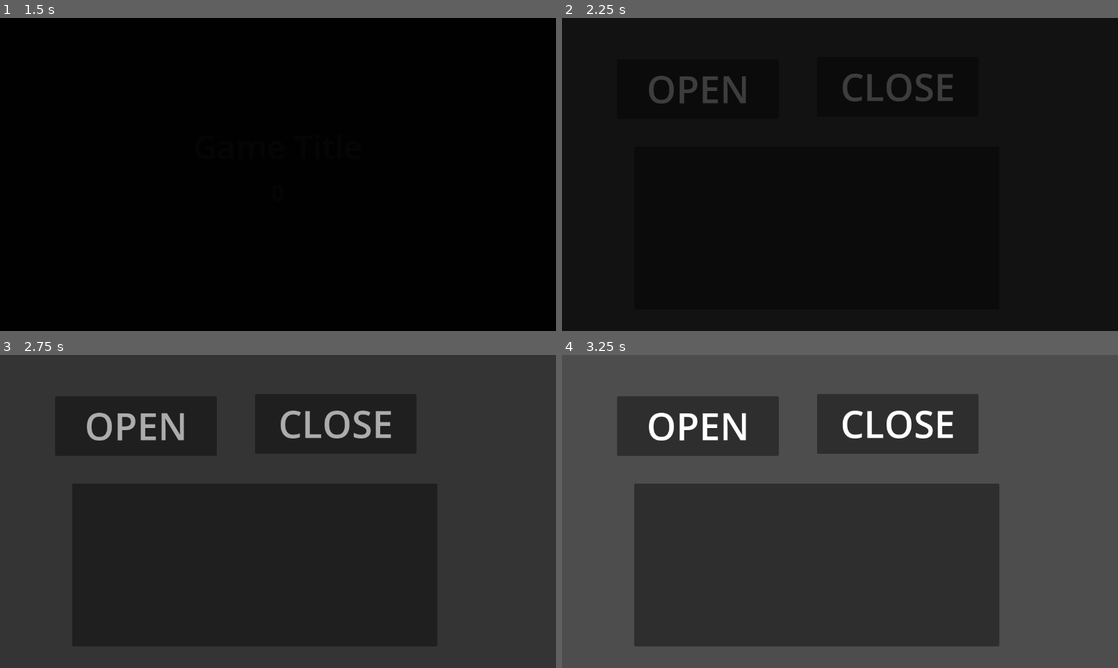
Above: before the commit, frames 1-4 (two rows, left to right).
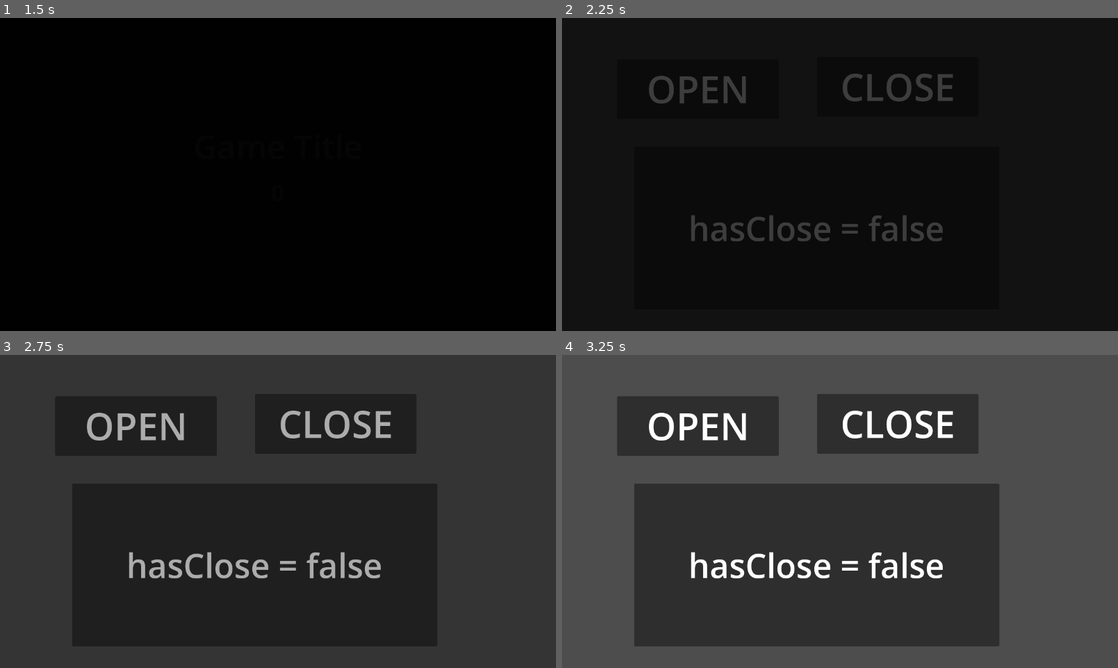
Above: after the commit, the same moments.

Repository: AnotherMelvin/mbg-ggj-2026
Game: Godot game, scene res://Scenes/Debug.tscn
The game is run twice, just before and just after one commit, with the same random seed, the same clock (stepped at 60 frames per second) and the same inputs. Sound files missing from this copy of the repository are replaced by a short silence.
Inputs:
- Up to frame 1 (1.5 s): no input
- Up to frame 2 (2.25 s): click "OPEN" at 2 s
- Up to frame 3 (2.75 s): no input
- Up to frame 4 (3.25 s): click "OPEN" at 2.75 s

Frame 1 is identical in both runs. In frame 2, 1.2% of the frame differs, in the area x 23-69%, y 63-72%; in frame 3, 1.3%; in frame 4, 1.3%, in the area x 23-69%, y 62-72%.

Commit message:
Create Save Manager

Diff:
--- /dev/null
+++ b/Scenes/Global/SaveManager.tscn
@@ -0,0 +1,6 @@
+[gd_scene format=3 uid="uid://bwca3ic05l62k"]
+
+[ext_resource type="Script" uid="uid://bun4stbwvkcdg" path="res://Scripts/Global/SaveManager.gd" id="1_g8kkm"]
+
+[node name="SaveManager" type="Node" unique_id=290404108]
+script = ExtResource("1_g8kkm")
--- a/Scenes/UI_Test.tscn
+++ b/Scenes/UI_Test.tscn
@@ -77,5 +77,17 @@
 offset_bottom = 670.0
 script = ExtResource("2_1oc5i")
 
+[node name="HasClose" type="RichTextLabel" parent="Panel" unique_id=83319980]
+layout_mode = 1
+anchors_preset = 15
+anchor_right = 1.0
+anchor_bottom = 1.0
+grow_horizontal = 2
+grow_vertical = 2
+theme_override_font_sizes/normal_font_size = 77
+text = "hasClose = false"
+horizontal_alignment = 1
+vertical_alignment = 1
+
 [connection signal="pressed" from="OpenButton" to="." method="_on_open_button_pressed"]
 [connection signal="pressed" from="CloseButton" to="." method="_on_close_button_pressed"]
--- /dev/null
+++ b/Scripts/Global/SaveManager.gd
@@ -0,0 +1,19 @@
+extends Node
+
+var _save := ResourceSave.new()
+
+func _ready() -> void:
+	_create_or_load_save()
+
+func _create_or_load_save() -> void:
+	if ResourceSave.save_exists():
+		_save = ResourceSave.load_savegame()
+	else:
+		_save = ResourceSave.new()
+		_save.write_savegame()
+
+func save_game() -> void:
+	_save.write_savegame()
+
+func get_value() -> ResourceSave:
+	return _save
--- /dev/null
+++ b/Scripts/ResourceSave.gd
@@ -0,0 +1,23 @@
+class_name ResourceSave
+extends Resource
+
+const SAVE_PATH := "user://resource_save"
+
+@export var has_finished_ftue : bool
+
+func write_savegame() -> void:
+	ResourceSaver.save(self, get_save_path())
+
+
+static func save_exists() -> bool:
+	return ResourceLoader.exists(get_save_path())
+
+
+static func load_savegame() -> Resource:
+	var save_path := get_save_path()
+	return ResourceLoader.load(save_path, "", ResourceLoader.CACHE_MODE_IGNORE)
+
+
+static func get_save_path() -> String:
+	var extension := ".tres" if OS.is_debug_build() else ".res"
+	return SAVE_PATH + extension
--- a/Scripts/UITest.gd
+++ b/Scripts/UITest.gd
@@ -1,9 +1,17 @@
 extends Control
+
+@onready var has_close: RichTextLabel = $Panel/HasClose
+
+func _ready() -> void:
+	has_close.text = "hasClose = " + str(SaveManager.get_value().has_finished_ftue)
 
 
 func _on_open_button_pressed() -> void:
 	UIManager.turn_on(Utils.UI_NAME_TYPE.DEFAULT, false)
+	has_close.text = "hasClose = " + str(SaveManager.get_value().has_finished_ftue)
 
 
 func _on_close_button_pressed() -> void:
 	UIManager.turn_off(Utils.UI_NAME_TYPE.DEFAULT, false)
+	SaveManager.get_value().has_finished_ftue = true
+	SaveManager.save_game()
--- a/project.godot
+++ b/project.godot
@@ -17,12 +17,13 @@
 
 [autoload]
 
-RemoteConfig="*uid://3wkjg88cjeep"
-AudioManager="*uid://d1dnuvrtcub3r"
+SaveManager="*uid://bwca3ic05l62k"
 SceneManager="*uid://dqhj0tb6vxlgk"
 UIManager="*uid://ox3ltddar7yf"
+AudioManager="*uid://d1dnuvrtcub3r"
 Utils="*uid://c8yggw4v26muj"
 GlobalSignal="*uid://chewj8yelx0b2"
+RemoteConfig="*uid://3wkjg88cjeep"
 
 [display]
 
Not shown: 1 places in Scenes/Main.tscn that only renumber resources
Not shown: 1 places in Scenes/UI_Test.tscn that only renumber resources
Not shown, added: Scripts/Global/SaveManager.gd.uid
Not shown, added: Scripts/ResourceSave.gd.uid
Not shown, changed: export_presets.cfg
